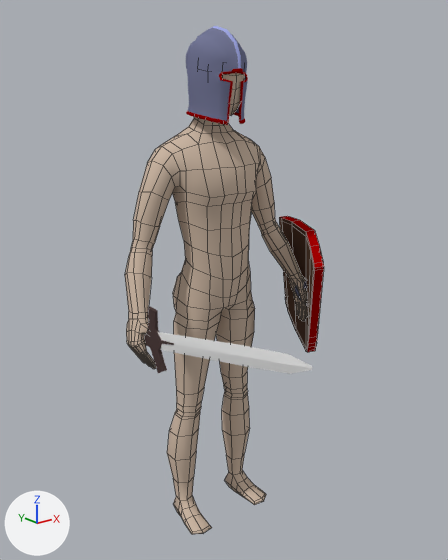
The Blender file RPG Tutorial/Assets/Gfx/Models/Equipment.blend as it was, and as the next commit left it.
Before and after are seen from a 50 mm camera at (-1.42, -1.83, 1.74) aimed at (-0.11, -0.19, 1.08). The lights are fixed; the arrows at lower left show +X, +Y and +Z. Mesh edges are drawn as thin lines on the coarser meshes.

In view in the first picture: 'Cylinder', 'Helmet', 'Shield', 'Sword'.
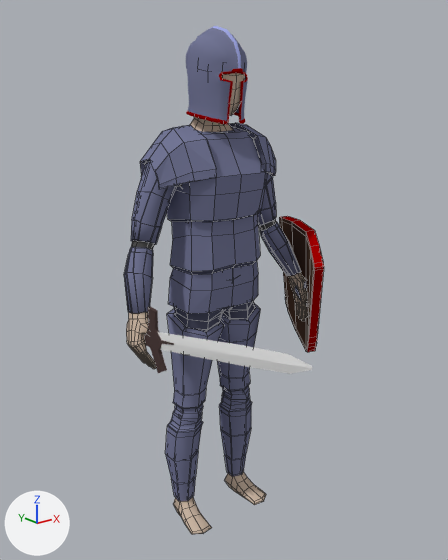
Edits to the bpy script that builds the scene:
```text
Add mat_chainmail:
    mat_chainmail = diffuse_material('Chainmail')
    mat_chainmail.base_color = (0.0835, 0.0835, 0.0835)  # dark grey #525252
Add mat_dark_metal:
    mat_dark_metal = diffuse_material('Dark Metal')
    mat_dark_metal.base_color = (0.0774, 0.0818, 0.133)  # dark blue #4f5166
Add me_cube_002:
    me_cube_002.from_pydata(...)  # 397 vertices, 364 faces; spans x 0.0..1.66, y -0.66..0.71, z -1.17..1.59
    # faces by material slot: [188, 130, 46]
    me_cube_002.materials.append(mat_metal)  # blue #757897
    me_cube_002.materials.append(mat_chainmail)  # dark grey #525252
    me_cube_002.materials.append(mat_dark_metal)  # dark blue #4f5166
Add me_cylinder_005:
    me_cylinder_005.from_pydata(...)  # 162 vertices, 145 faces; spans x 0.0..0.206, y -0.095..0.11, z 0.074..1.045
    me_cylinder_005.polygons.foreach_set('use_smooth', [True] * 145)
    # faces by material slot: [102, 43]
    me_cylinder_005.materials.append(mat_metal)  # blue #757897
    me_cylinder_005.materials.append(mat_dark_metal)  # dark blue #4f5166
Add ob_platebody:
    ob_platebody = bpy.data.objects.new('Platebody', me_cube_002)
    ob_platebody.location = (0.0, 0.0, 1.219)
    ob_platebody.scale = (0.244, 0.244, 0.244)
    _m = ob_platebody.modifiers.new('Mirror', 'MIRROR')
    _m.use_clip = True
Add ob_platelegs:
    ob_platelegs = bpy.data.objects.new('Platelegs', me_cylinder_005)
    ob_platelegs.location = (0.0, 0.0, 0.0)
    _m = ob_platelegs.modifiers.new('Mirror', 'MIRROR')
    _m.use_clip = True
```

Where the change shows, as pixel boxes [x1, y1, x2, y2] in the pictures (448 x 560 px):
'Platebody', added (blue): after [124, 123, 301, 314]
    faces in mat_metal (blue #757897): [124, 123, 301, 314]
    faces in mat_dark_metal (dark blue #4f5166): [140, 123, 275, 275]
    faces in mat_chainmail (dark grey #525252): [131, 184, 276, 250]
'Platelegs', added (blue): after [165, 301, 261, 501]
    faces in mat_metal (blue #757897): [165, 303, 261, 501]
    faces in mat_dark_metal (dark blue #4f5166): [174, 301, 255, 333]
'Cylinder', unchanged, covered by the edit: before [125, 73, 308, 534]; after [126, 73, 308, 534]
